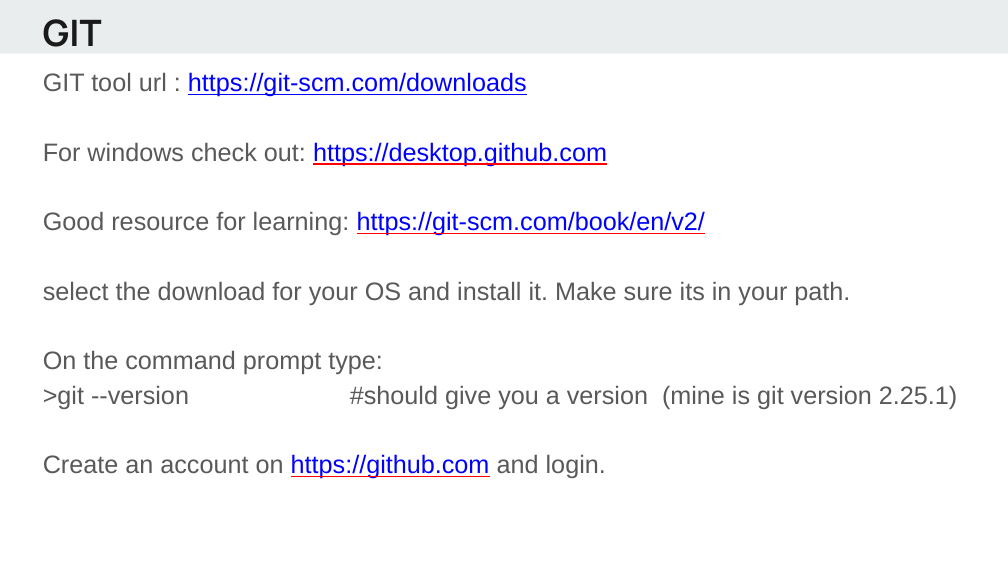
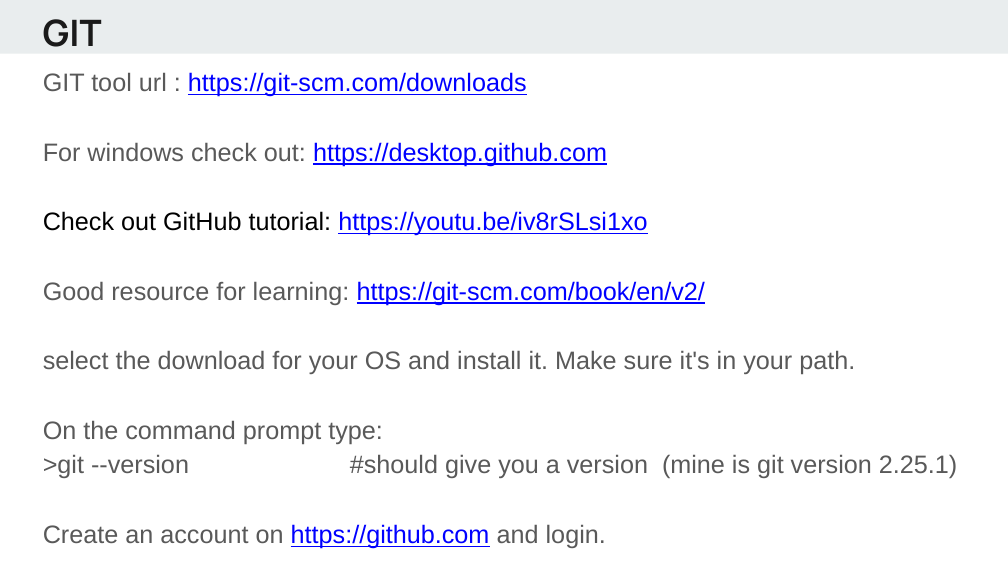
Before and after one commit to alif0/hello_world, a slide deck: slide 3 of lectures/Python - day1.pptx. Drawn at 1008x567 pixels with LibreOffice and Linux fonts; fonts in the diff are those of the drawing. Boxes give left, top, right and bottom in pixels: in the first picture for what was removed or moved away, otherwise in the second. Text is boxed around its words. In the diff, an @@ line names an element or a change of style, - is before the commit and + after.

```diff
--- a/lectures/Python - day1.pptx
+++ b/lectures/Python - day1.pptx
@@ text at (x1=43, y1=211, x2=647, y2=236): paragraph added @@
+Check out GitHub tutorial: https://youtu.be/iv8rSLsi1xo
@@ text at (x1=43, y1=350, x2=855, y2=374): text changed @@
-select the download for your OS and install it. Make sure its in your path.
+select the download for your OS and install it. Make sure it's in your path.
```
Also in this commit, not shown: 11 other slides changed, 2 other files.
